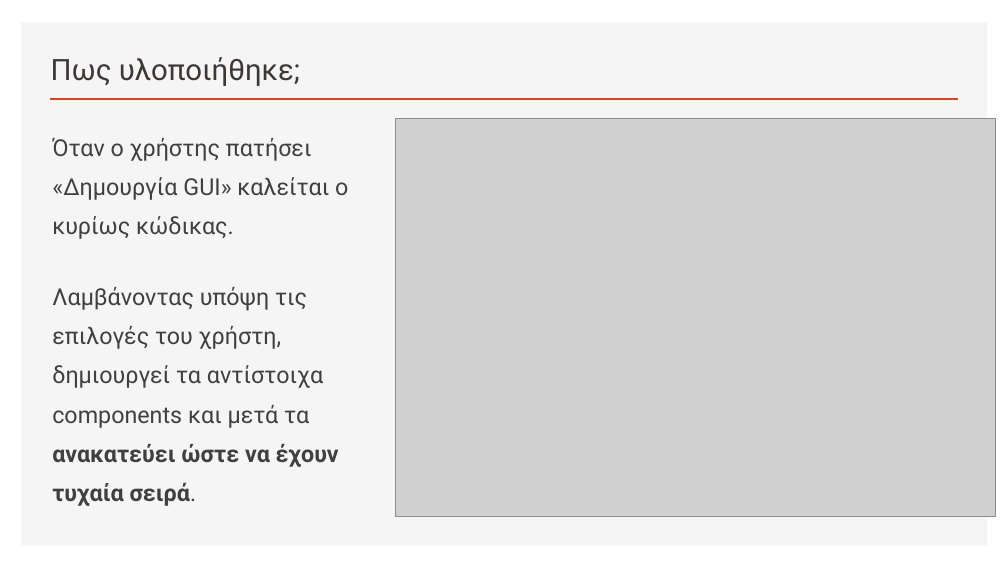
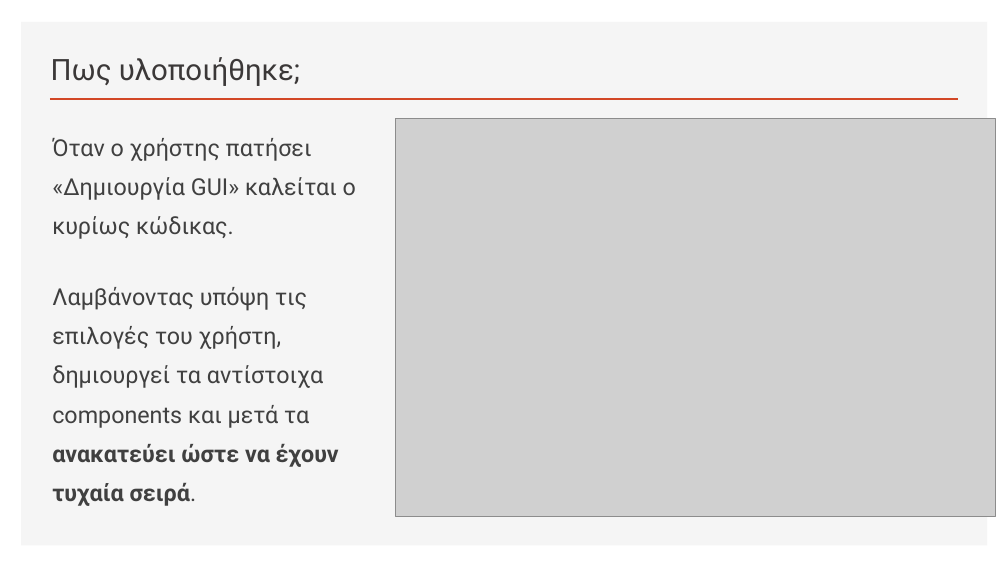
Before and after one commit to Vuxxs/react-native-template-builder, a slide deck: slide 11 of Docs/React Native Template Builder.pptx (slide 10 before the commit). Drawn at 1008x567 pixels with LibreOffice and Linux fonts; fonts in the diff are those of the drawing; grey boxes stand for pictures. Boxes give left, top, right and bottom in pixels: in the first picture for what was removed or moved away, otherwise in the second. Text is boxed around its words. In the diff, an @@ line names an element or a change of style, - is before the commit and + after.

```diff
--- a/Docs/React Native Template Builder.pptx
+++ b/Docs/React Native Template Builder.pptx
@@ text at [52,138,356,239]: text changed @@
-Όταν ο χρήστης πατήσει «Δημουργία GUI» καλείται ο κυρίως κώδικας.
+Όταν ο χρήστης πατήσει «Δημιουργία GUI» καλείται ο κυρίως κώδικας.
```
Also in this commit, not shown: 2 other slides changed, 1 slide added.
